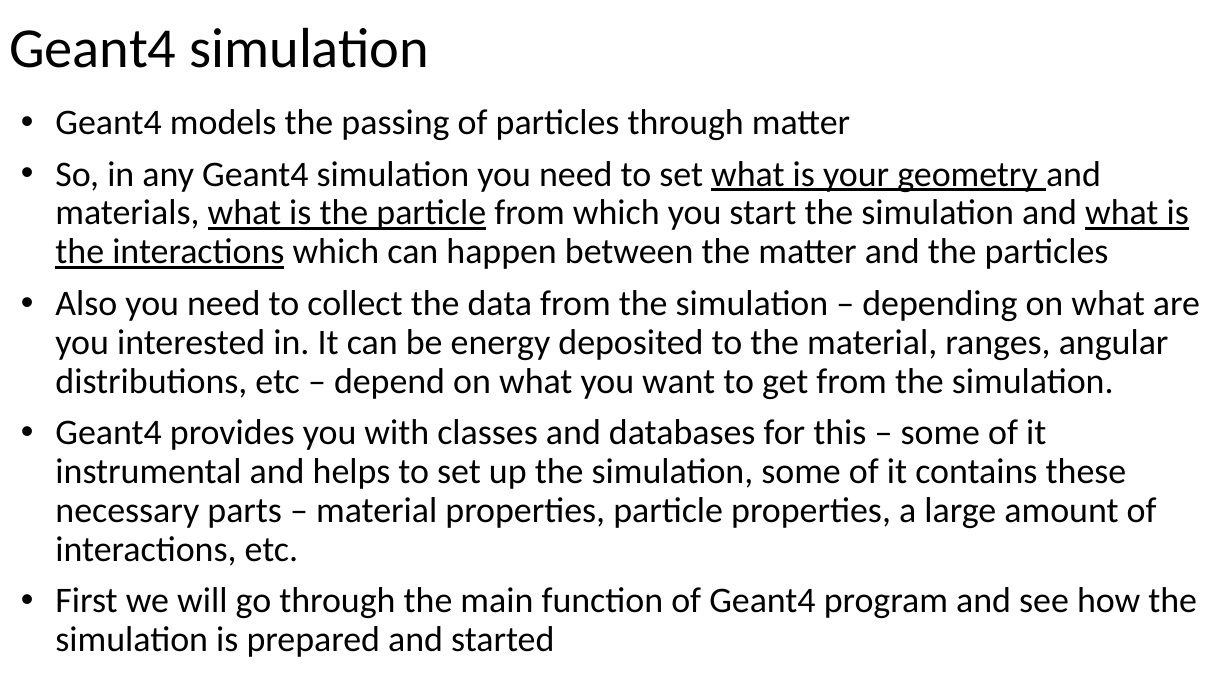
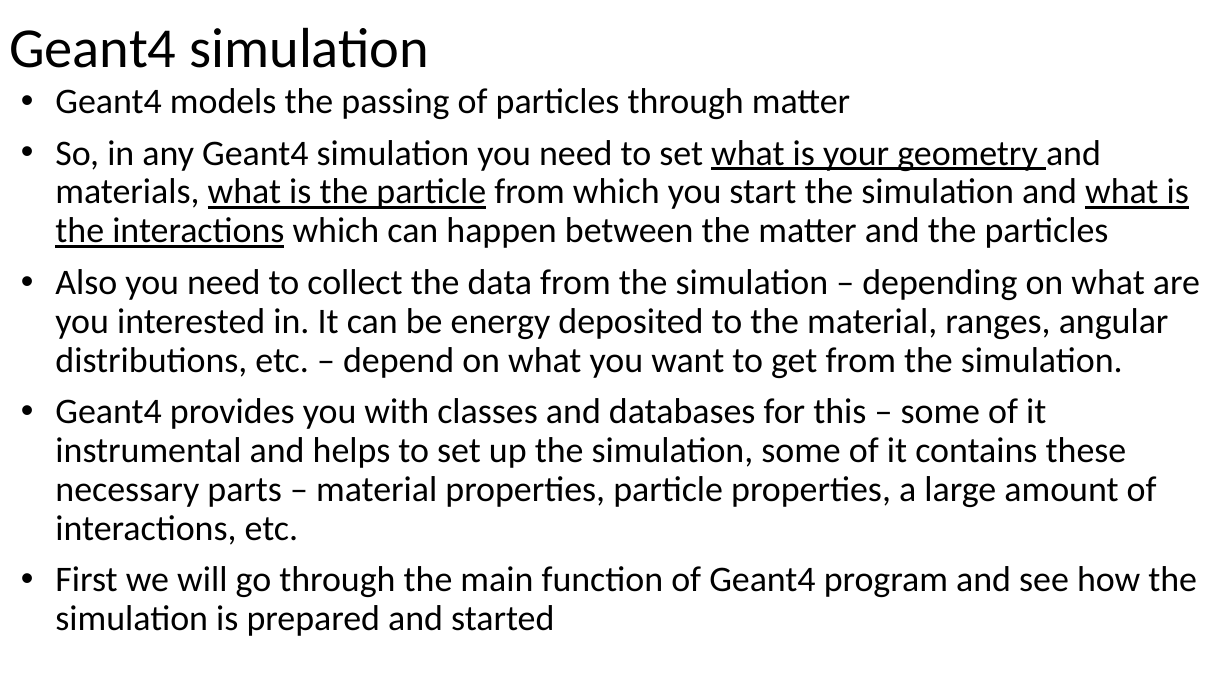
Before and after one commit to dima3551/geant4-course, a slide deck: slide 4 of 2-General-structure-of-Geant4-project/2 General structure of Geant4 project.pptx. Drawn at 1232x693 pixels with LibreOffice and Linux fonts; fonts in the diff are those of the drawing. Boxes give left, top, right and bottom in pixels: in the first picture for what was removed or moved away, otherwise in the second. Text is boxed around its words. In the diff, an @@ line names an element or a change of style, - is before the commit and + after.

Commit message:
Lecuture 2 finalized

```diff
--- a/2-General-structure-of-Geant4-project/2 General structure of Geant4 project.pptx
+++ b/2-General-structure-of-Geant4-project/2 General structure of Geant4 project.pptx
@@ text "Geant4 models the passing of ..." moved from (x1=55, y1=109, x2=1200, y2=657) to (x1=55, y1=88, x2=1200, y2=636) @@
@@ text at (x1=55, y1=269, x2=1200, y2=378): text changed @@
-• Also you need to collect the data from the simulation – depending on what are you interested in. It can be energy deposited to the material, ranges, angular distributions, etc – depend on what you want to get from the simulation.
+• Also you need to collect the data from the simulation – depending on what are you interested in. It can be energy deposited to the material, ranges, angular distributions, etc. – depend on what you want to get from the simulation.
```
